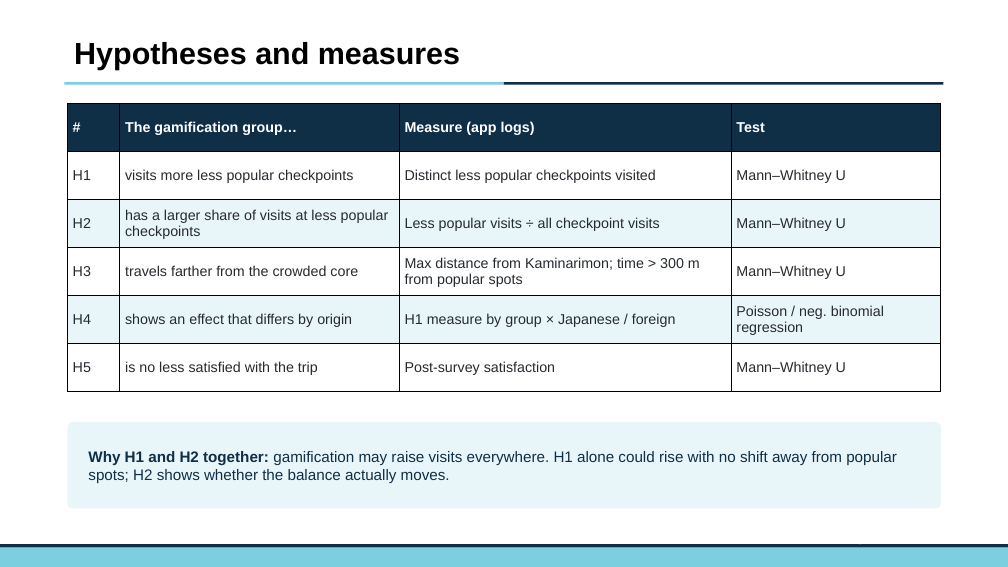
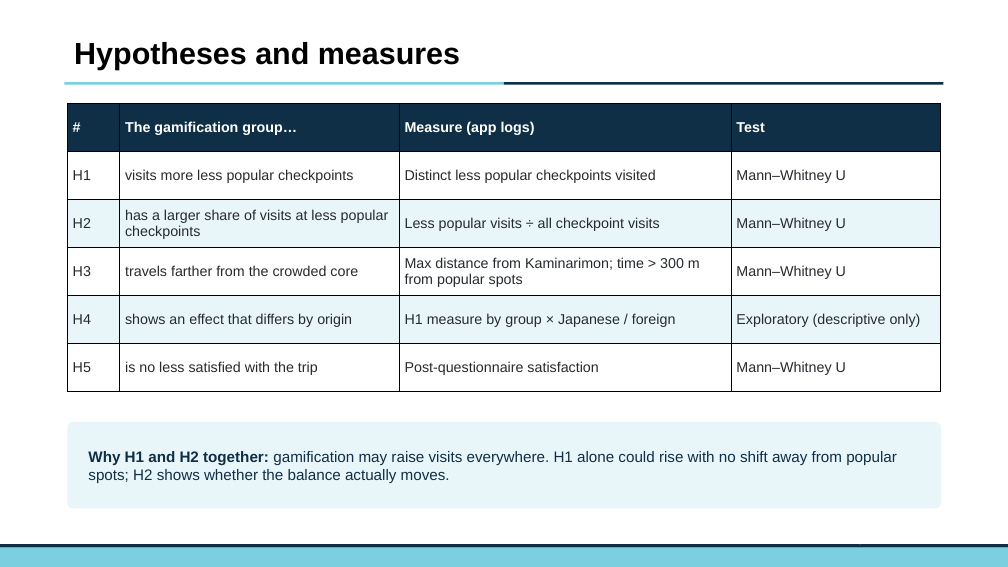
Before and after one commit to JakeChoi03/GitHub, a slide deck: slide 10 of reports/Asakusa_progress_report.pptx. Drawn at 1008x567 pixels with LibreOffice and Linux fonts; fonts in the diff are those of the drawing; background and template pictures are left out. Boxes give left, top, right and bottom in pixels: in the first picture for what was removed or moved away, otherwise in the second. Text is boxed around its words. In the diff, an @@ line names an element or a change of style, - is before the commit and + after.

```diff
--- a/reports/Asakusa_progress_report.pptx
+++ b/reports/Asakusa_progress_report.pptx
@@ table at box(67, 104, 941, 392) @@
-row 5, column 4: Poisson / neg. binomial regression
+row 5, column 4: Exploratory (descriptive only)
-row 6, column 3: Post-survey satisfaction
+row 6, column 3: Post-questionnaire satisfaction
```
Also in this commit, not shown: 4 other slides changed.
